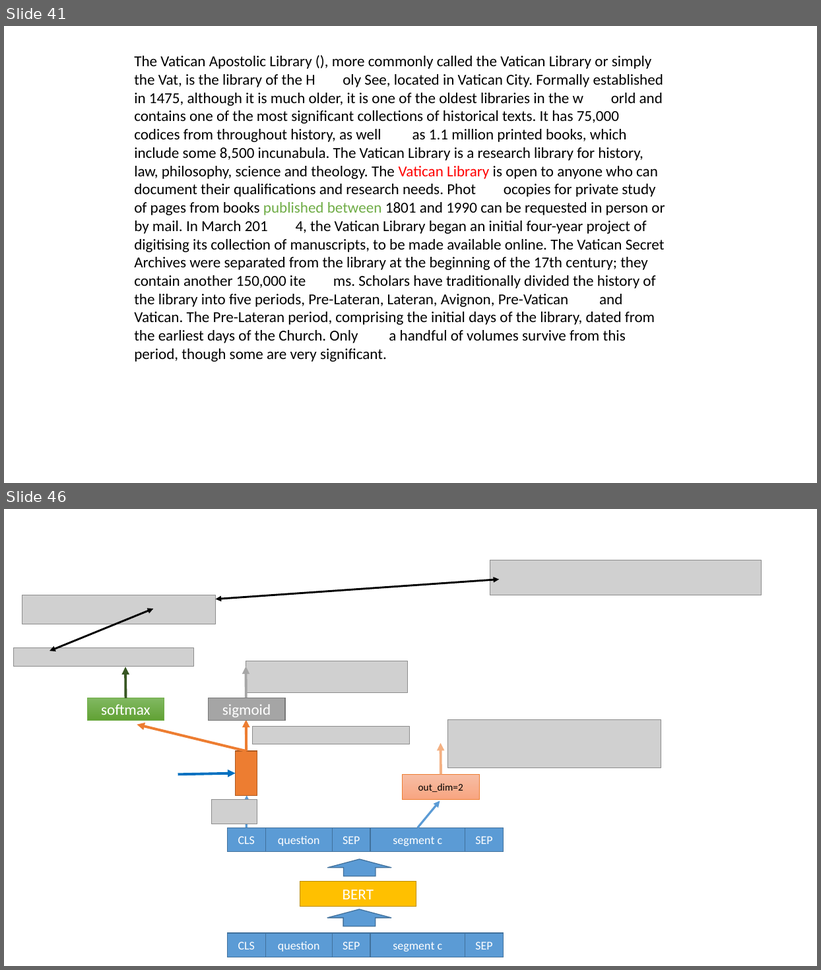
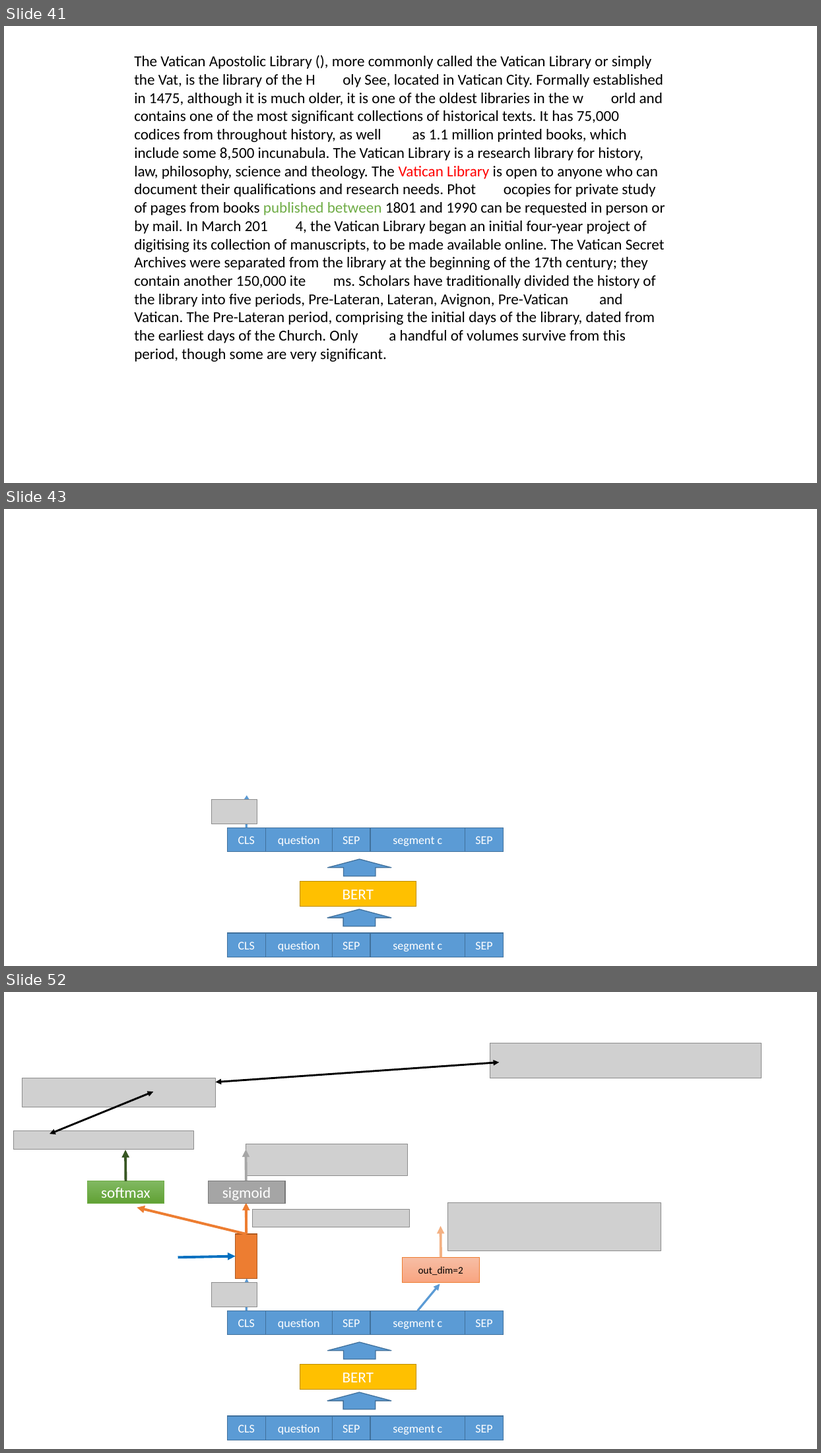
Before and after one commit to xhsun1997/rumor_project, a slide deck: 新建 PPT 演示文稿.ppt. Shown one above the other, each under a label of ours: slides 41 and 46 before the commit, slides 41, 43 and 52 after it; the slides between them are not shown. The pictures are 821x970 and 821x1453 pixels, drawn with LibreOffice and Linux fonts; fonts in the diff are those of the drawing; grey boxes stand for pictures. Boxes give left, top, right and bottom in pixels: in the first picture for what was removed or moved away, otherwise in the second. Text is boxed around its words. In the diff, an @@ line names an element or a change of style, - is before the commit and + after.

```diff
--- a/新建 PPT 演示文稿.ppt
+++ b/新建 PPT 演示文稿.ppt
@@ slide 43 added at bbox=[4, 509, 817, 966], background #FFFFFF @@
@@ picture added at bbox=[211, 799, 257, 824] @@
@@ arrow added from (247, 828) to (247, 795), #5B9BD5 2.49 pt @@
@@ rectangle added at bbox=[227, 828, 265, 852], fill #5B9BD5, outline #41719C 0.99 pt, 14 pt, text #FFFFFF @@
+CLS
@@ rectangle added at bbox=[265, 828, 333, 852], fill #5B9BD5, outline #41719C 0.99 pt, 14 pt, text #FFFFFF @@
+question
@@ rectangle added at bbox=[332, 828, 370, 852], fill #5B9BD5, outline #41719C 0.99 pt, 14 pt, text #FFFFFF @@
+SEP
@@ rectangle added at bbox=[370, 828, 465, 852], fill #5B9BD5, outline #41719C 0.99 pt, 14 pt, text #FFFFFF @@
+segment c
@@ rectangle added at bbox=[465, 828, 502, 852], fill #5B9BD5, outline #41719C 0.99 pt, 14 pt, text #FFFFFF @@
+SEP
@@ up arrow added at bbox=[327, 859, 391, 877], fill #5B9BD5, outline #41719C 0.99 pt @@
@@ rectangle added at bbox=[300, 881, 415, 906], fill #FFC000, outline #BC8C00 0.99 pt, 18 pt, text #FFFFFF @@
+BERT
@@ up arrow added at bbox=[327, 910, 391, 927], fill #5B9BD5, outline #41719C 0.99 pt @@
@@ rectangle added at bbox=[227, 933, 265, 957], fill #5B9BD5, outline #41719C 0.99 pt, 14 pt, text #FFFFFF @@
+CLS
@@ rectangle added at bbox=[265, 933, 333, 957], fill #5B9BD5, outline #41719C 0.99 pt, 14 pt, text #FFFFFF @@
+question
@@ rectangle added at bbox=[332, 933, 370, 957], fill #5B9BD5, outline #41719C 0.99 pt, 14 pt, text #FFFFFF @@
+SEP
@@ rectangle added at bbox=[370, 933, 465, 957], fill #5B9BD5, outline #41719C 0.99 pt, 14 pt, text #FFFFFF @@
+segment c
@@ rectangle added at bbox=[465, 933, 502, 957], fill #5B9BD5, outline #41719C 0.99 pt, 14 pt, text #FFFFFF @@
+SEP
@@ what was slide 46 is now slide 52 @@
```
Also in this commit, not shown: 7 slides changed, 8 other slides added, 16 slides removed, 2 other files.
